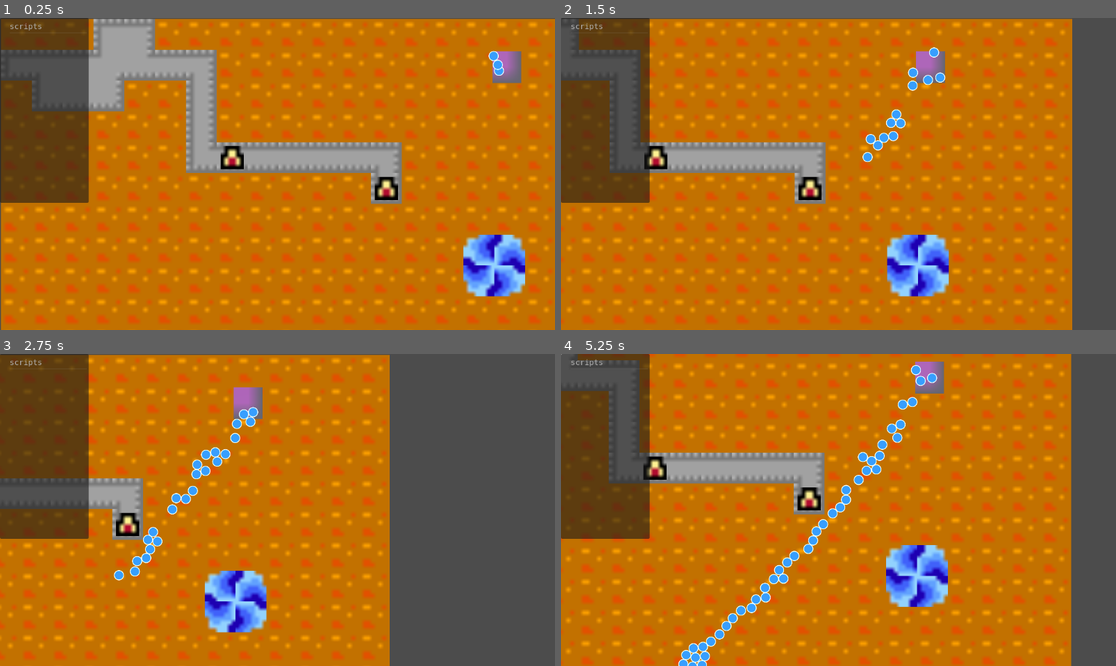
Above: before the commit, frames 1-4 (two rows, left to right).
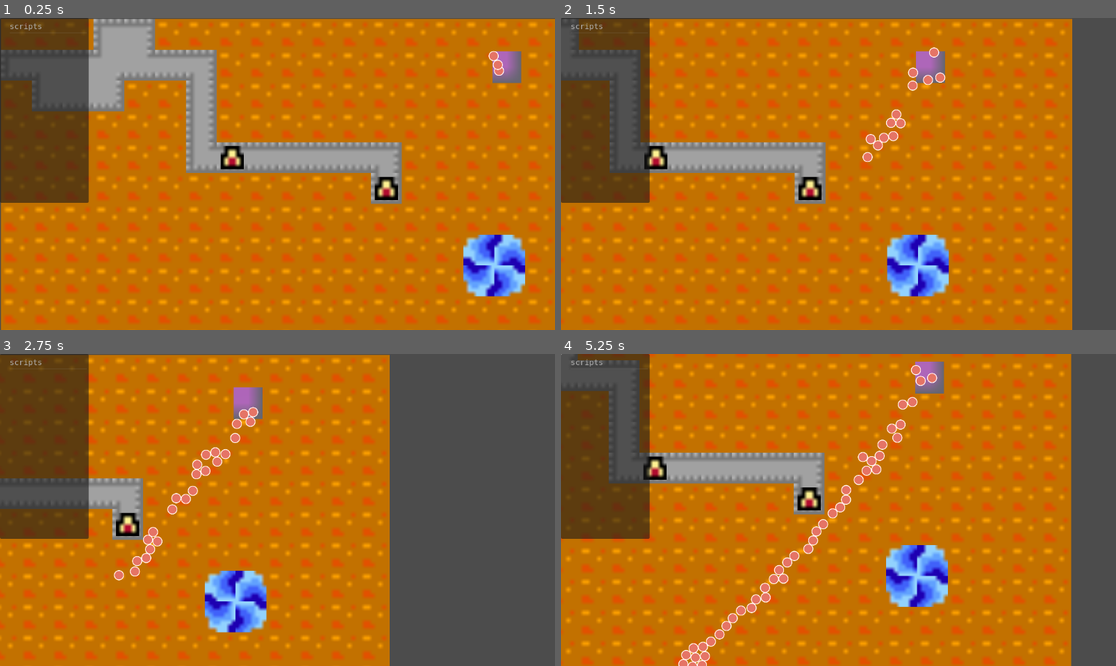
Above: after the commit, the same moments.

Repository: EEEEEEEEthan/BotDefence
Game: Godot game, scene res://Game.tscn
The game is run twice, just before and just after one commit, with the same random seed, the same clock (stepped at 60 frames per second) and the same inputs.
Inputs (mouse positions are in pixels of both pictures, inside the frame that each line leads up to):
- Up to frame 1 (0.25 s): no input
- Up to frame 2 (1.5 s): tap Enter at 0.5 s; move the mouse to (960, 158) at 0.52 s; hold D 0.53-1.25 s; hold Ctrl 0.53-1.25 s; click (960, 158) at 0.67 s; drag from (727, 189) to (810, 236) at 1.27 s
- Up to frame 3 (2.75 s): move the mouse to (333, 441) at 2.02 s; hold D from 2.03 s (still down); hold Ctrl from 2.03 s (still down)
- Up to frame 4 (5.25 s): release D at 2.75 s; release Ctrl at 2.75 s; drag from (810, 572) to (672, 463) at 2.77 s; move the mouse to (1005, 556) at 3.52 s; hold A 3.53-4.25 s; hold Ctrl 3.53-4.25 s; drag from (672, 463) to (755, 432) at 4.27 s; move the mouse to (866, 510) at 5.02 s; hold S from 5.03 s (still down); hold Ctrl from 5.03 s (still down); click (866, 510) at 5.17 s

The runs differ from the first frame. In frame 1, 0.1% of the frame differs, in the area x 87-91%, y 10-19%; in frame 2, 0.5%; in frame 3, 1.0%; in frame 4, 1.7%, in the area x 21-68%, y 3-100%.

Commit message:
Update Monster and RoundedTriangle scenes with shader parameter adjustments
- Added fill_color parameter to Monster.tscn for enhanced visual consistency.
- Updated base_length in RoundedTriangle.tscn to 120.0 and modified outline_color for improved rendering.
- Ensured shader parameters align with recent design changes for better performance and aesthetics.

Diff:
--- a/Geometry/RoundedTriangle.tscn
+++ b/Geometry/RoundedTriangle.tscn
@@ -212,10 +212,10 @@
 [node name="RoundedTriangle" type="Sprite2D" unique_id=349567150]
 material = SubResource("ShaderMaterial_rounded_triangle")
 instance_shader_parameters/apex_offset_x = 0.0
-instance_shader_parameters/base_length = 77.6
+instance_shader_parameters/base_length = 120.0
 instance_shader_parameters/corner_radius = 12.1
 instance_shader_parameters/fill_color = Color(0.22, 0.62, 1, 1)
-instance_shader_parameters/outline_color = Color(1, 1, 1, 1)
+instance_shader_parameters/outline_color = Color(3.2944162, 3.2944162, 3.2944162, 1)
 instance_shader_parameters/outline_soft = 1.0
 instance_shader_parameters/outline_width = 4.0
 instance_shader_parameters/rect_size = Vector2(102.00001, 96)
@@ -223,5 +223,5 @@
 texture = SubResource("Texture2D_1xtex")
 script = SubResource("GDScript_rounded_triangle")
 rect_size = Vector2(102.00001, 96)
-base_length = 77.6
 corner_radius = 12.1
+outline_color = Color(3.2944162, 3.2944162, 3.2944162, 1)
--- a/Monster.tscn
+++ b/Monster.tscn
@@ -109,7 +109,9 @@
 script = SubResource("GDScript_3mrqo")
 
 [node name="Sprite2D" parent="." unique_id=704267330 instance=ExtResource("1_vb3nq")]
+instance_shader_parameters/fill_color = Color(0.900388, 0.4558068, 0.3999015, 1)
 scale = Vector2(21.999998, 21.999998)
+fill_color = Color(0.900388, 0.4558068, 0.3999015, 1)
 
 [node name="CollisionShape2D" type="CollisionShape2D" parent="." unique_id=2007719934]
 process_mode = 4
